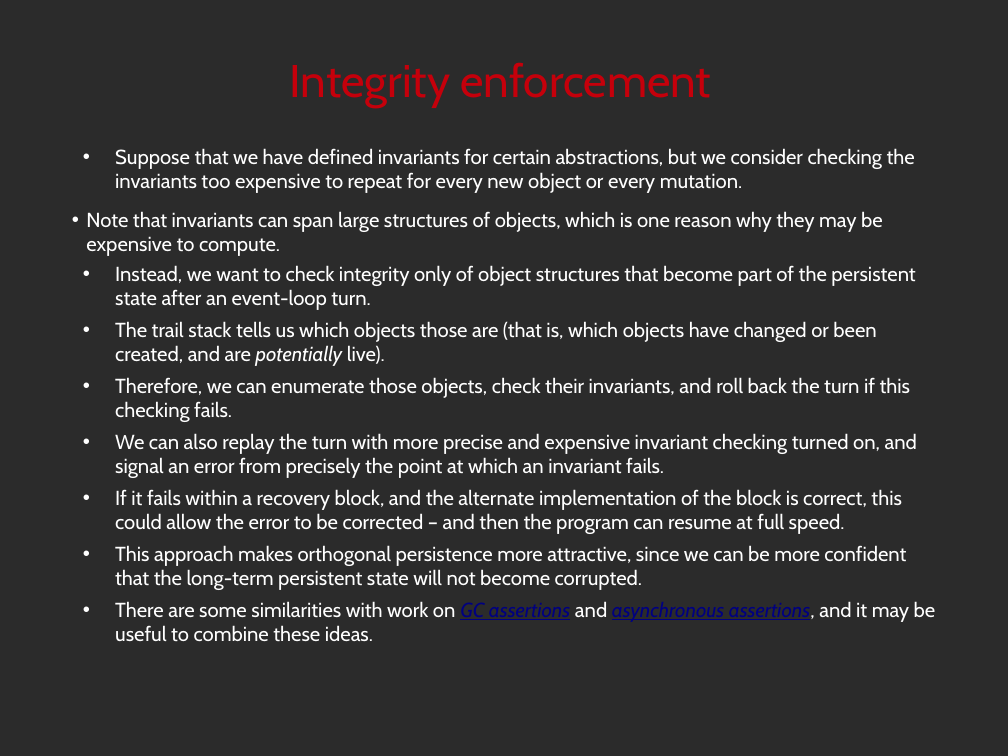
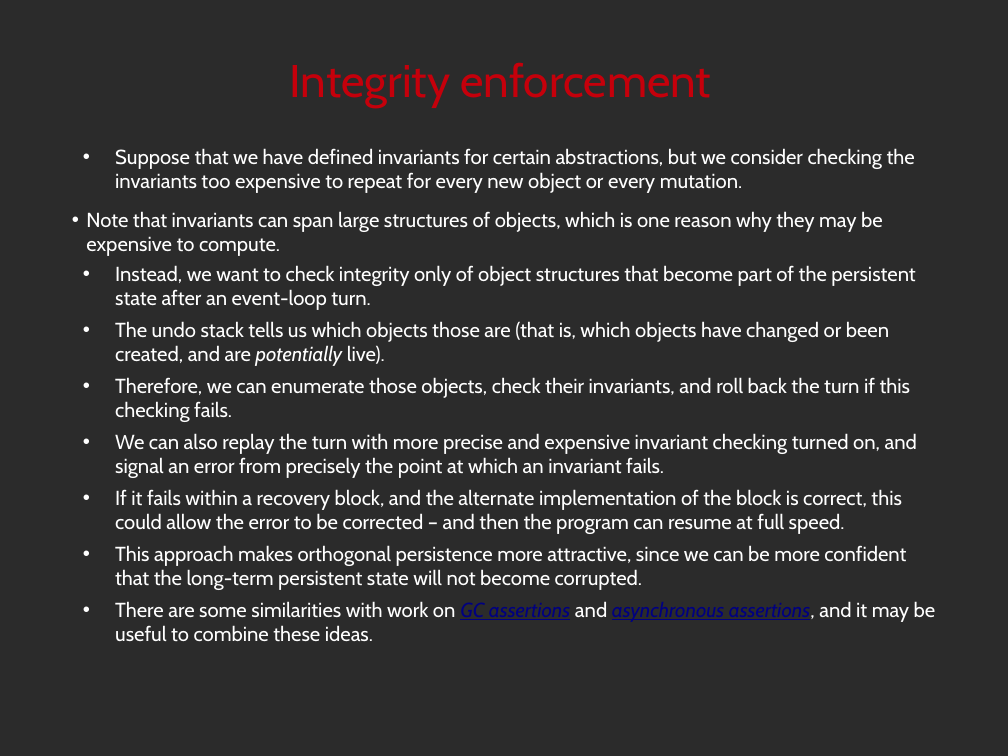
Before and after one commit to noether-lang/noether, a slide deck: slide 30 of doc/presentations/StrangeLoop2014/handling.odp (slide 34 before the commit). Drawn at 1008x756 pixels with LibreOffice and Linux fonts; fonts in the diff are those of the drawing; background and template pictures are left out; a plain dark background stands for a picture behind light text. Boxes give left, top, right and bottom in pixels: in the first picture for what was removed or moved away, otherwise in the second. Text is boxed around its words. In the diff, an @@ line names an element or a change of style, - is before the commit and + after.

```diff
--- a/doc/presentations/StrangeLoop2014/handling.odp
+++ b/doc/presentations/StrangeLoop2014/handling.odp
@@ text at [115, 321, 889, 366]: text changed @@
-• The trail stack tells us which objects those are (that is, which objects have changed or been created, and are potentially live).
+• The undo stack tells us which objects those are (that is, which objects have changed or been created, and are potentially live).
```
Also in this commit, not shown: 25 other slides changed, 1 slide added, 6 slides removed, 3 other files.
